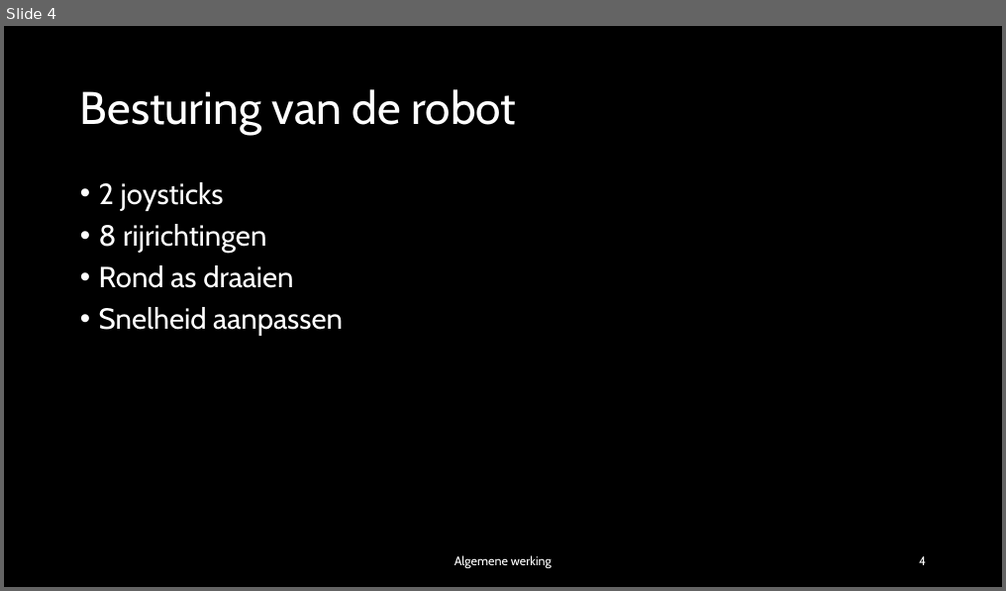
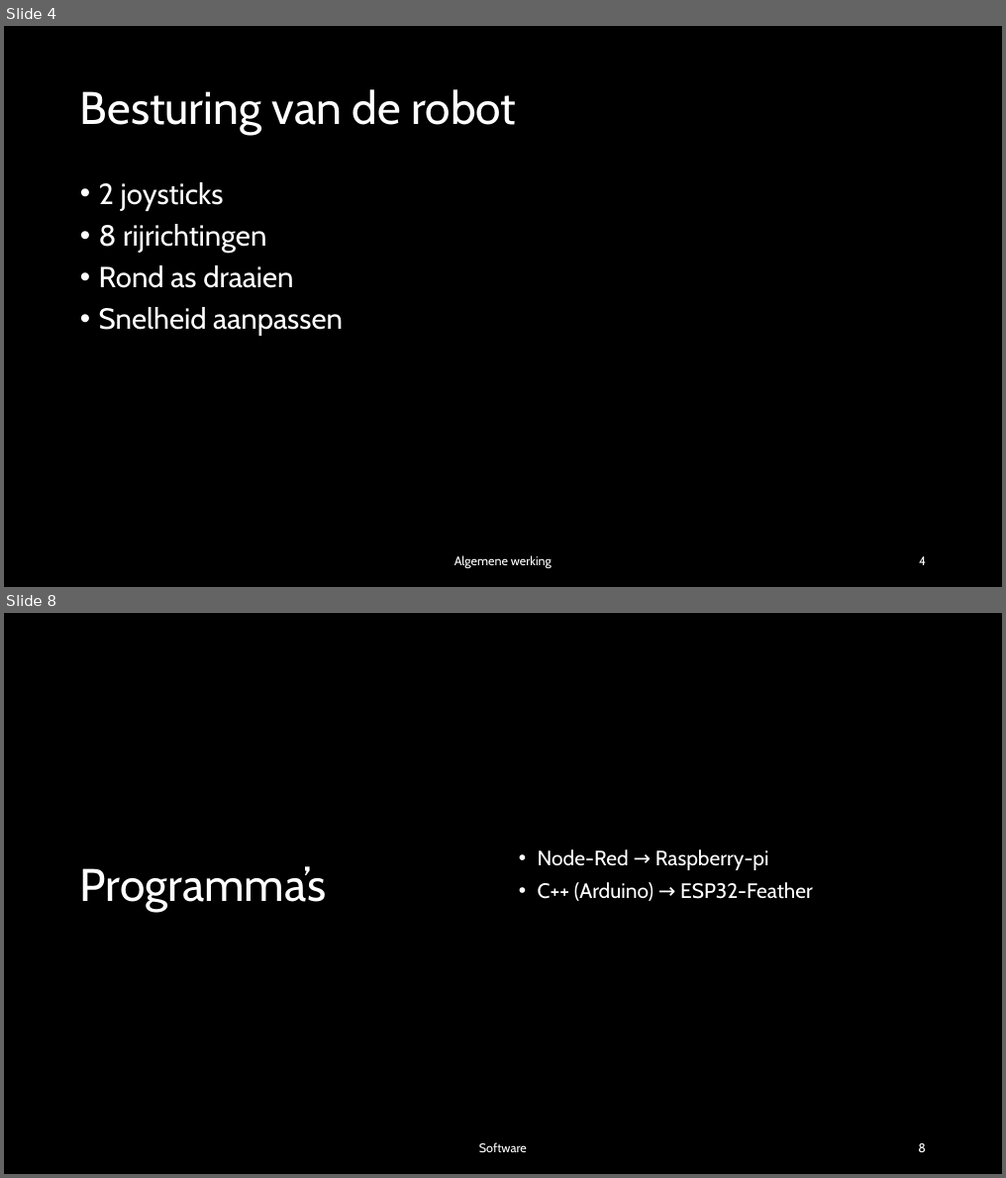
Before and after one commit to Nowie69/Eindproject-Robot-6ICW, a slide deck: Robot met mecanum wheels.pptx. Shown one above the other, each under a label of ours: slide 4 before the commit, slides 4 and 8 after it; the slides between them are not shown. The pictures are 1006x591 and 1006x1178 pixels, drawn with LibreOffice and Linux fonts; fonts in the diff are those of the drawing; background and template pictures are left out; a plain dark background stands for a picture behind light text. Boxes give left, top, right and bottom in pixels: in the first picture for what was removed or moved away, otherwise in the second. Text is boxed around its words. In the diff, an @@ line names an element or a change of style, - is before the commit and + after.

```diff
--- a/Robot met mecanum wheels.pptx
+++ b/Robot met mecanum wheels.pptx
@@ slide 8 added at (x1=4, y1=613, x2=1002, y2=1174), background picture (left out) @@
@@ rectangle added at (x1=4, y1=613, x2=1002, y2=1174), fill #000000 @@
@@ text added at (x1=538, y1=850, x2=813, y2=901), 20 pt, text #FFFFFF @@
+• Node-Red → Raspberry-pi
+• C++ (Arduino) → ESP32-Feather
@@ title added at (x1=80, y1=866, x2=327, y2=912), 44 pt, text #FFFFFF @@
+Programma’s
@@ text added at (x1=479, y1=1143, x2=527, y2=1153), 12 pt, text #FFFFFF @@
+Software
@@ page number added at (x1=918, y1=1144, x2=926, y2=1153), 12 pt, text #FFFFFF @@
+8
```
Also in this commit, not shown: 3 slides changed, 7 other slides added, 1 other file.
